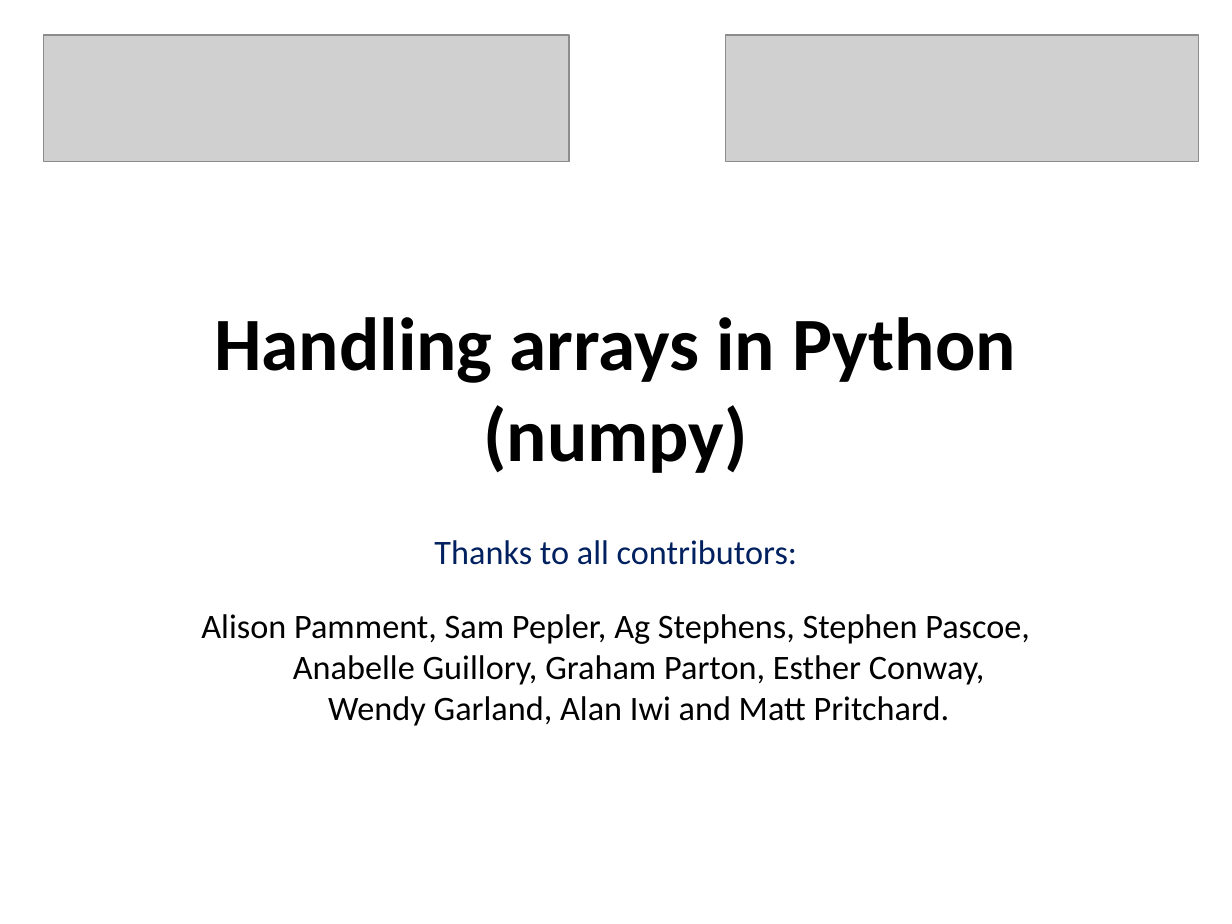
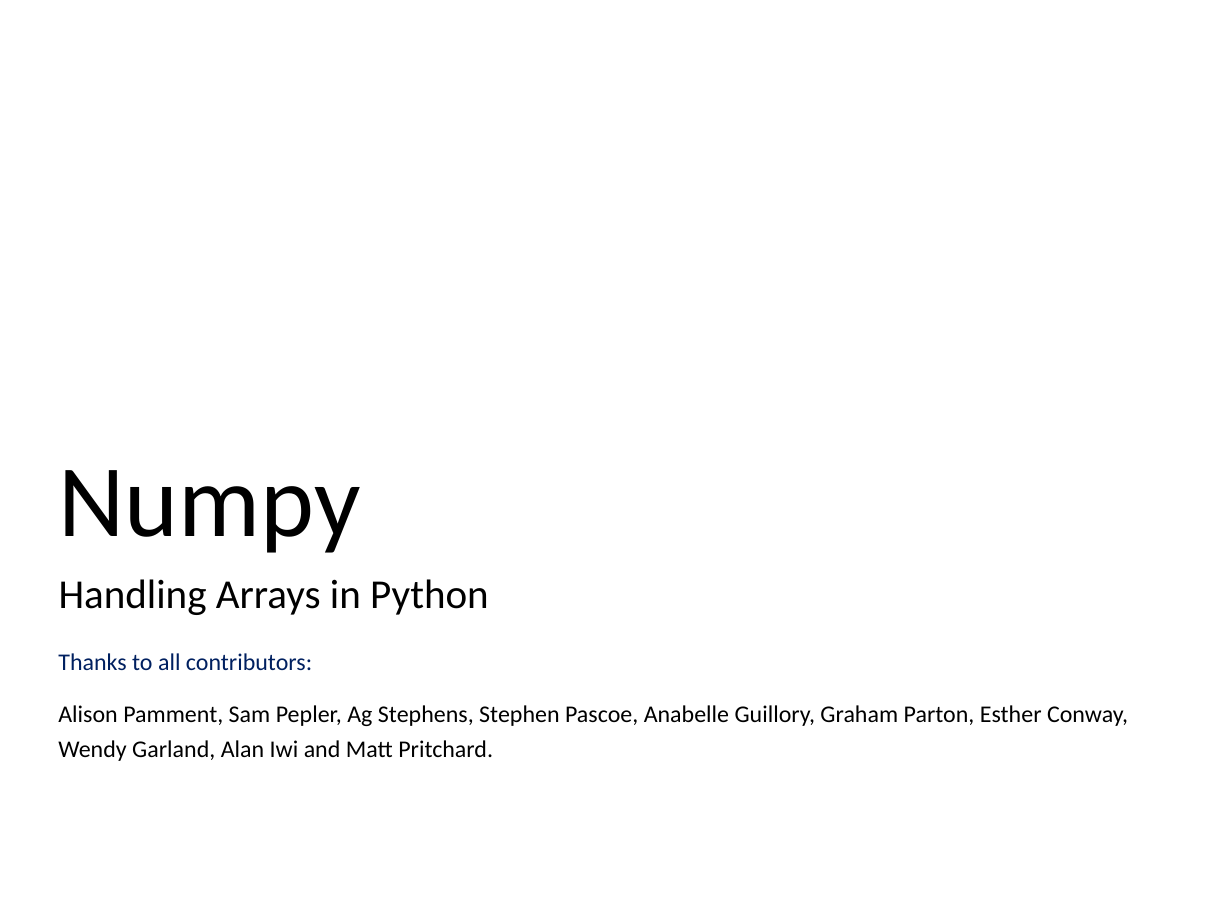
Before and after one commit to ncasuk/ncas-isc, a slide deck: slide 1 of python/presentations/handling_arrays/numpy.ppt. Drawn at 1232x924 pixels with LibreOffice and Linux fonts; fonts in the diff are those of the drawing; grey boxes stand for pictures; background and template pictures are left out. Boxes give left, top, right and bottom in pixels: in the first picture for what was removed or moved away, otherwise in the second. Text is boxed around its words. In the diff, an @@ line names an element or a change of style, - is before the commit and + after.

Commit message:
Finished and checked numpy presentation

```diff
--- a/python/presentations/handling_arrays/numpy.ppt
+++ b/python/presentations/handling_arrays/numpy.ppt
@@ picture removed at (43, 34, 569, 160) @@
@@ picture removed at (726, 34, 1199, 160) @@
@@ title added at (59, 470, 361, 553), 60 pt, text #000000 @@
+Numpy
@@ subtitle "Handling Arrays in Python" at (59, 579, 489, 615): vertical alignment middle to top @@
@@ subtitle at (59, 579, 489, 615): text changed; size 44 to 24 pt; bold off @@
-Handling arrays in Python (numpy)
+Handling Arrays in Python
@@ text "Thanks to all contributors:": place and size @@
-text "Thanks to all contributors:" at (201, 540, 1030, 726)
+text "Thanks to all contributors:" at (58, 653, 1128, 761)
@@ text at (58, 653, 312, 670): size 20 to 14 pt in "Thanks to all contributors:"; alignment centre to left; less space between paragraphs @@
@@ text at (58, 705, 1128, 761): text changed; size 20 to 14 pt @@
-Alison Pamment, Sam Pepler, Ag Stephens, Stephen Pascoe, Anabelle Guillory, Graham Parton, Esther Conway, Wendy Garland, Alan Iwi and Matt Pritchard.
+Alison Pamment, Sam Pepler, Ag Stephens, Stephen Pascoe, Anabelle Guillory, Graham Parton, Esther Conway,
+Wendy Garland, Alan Iwi and Matt Pritchard.
```
Also in this commit, not shown: 35 other slides changed, 1 slide removed.
